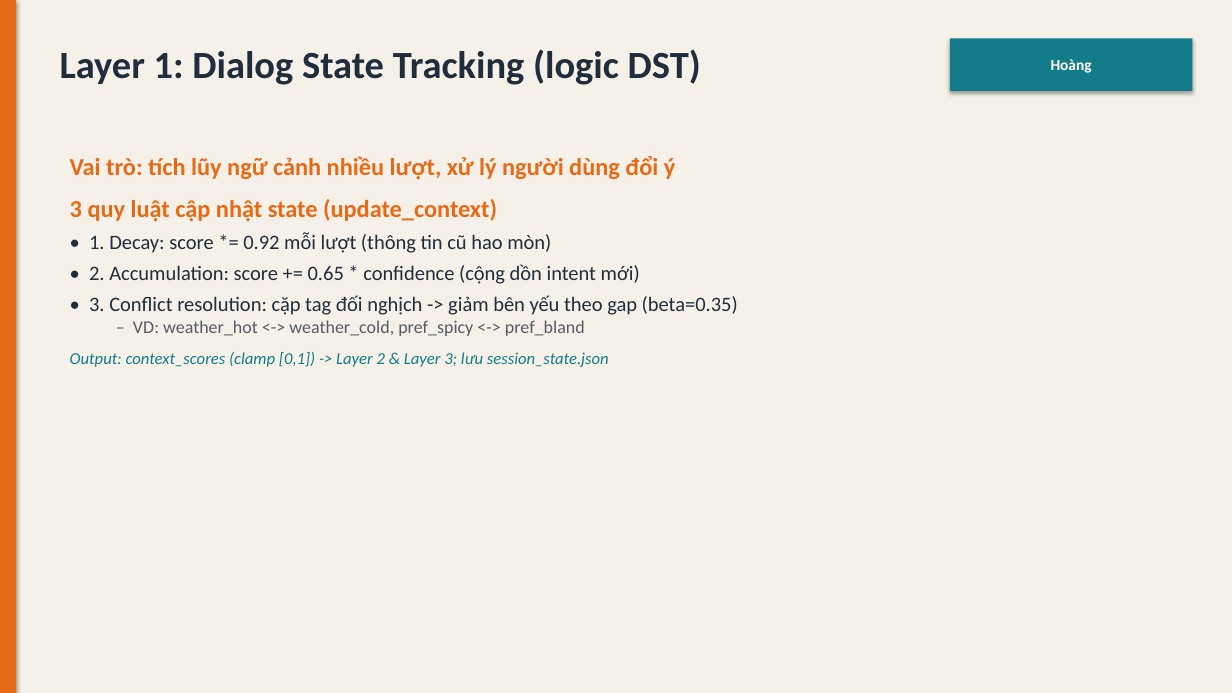
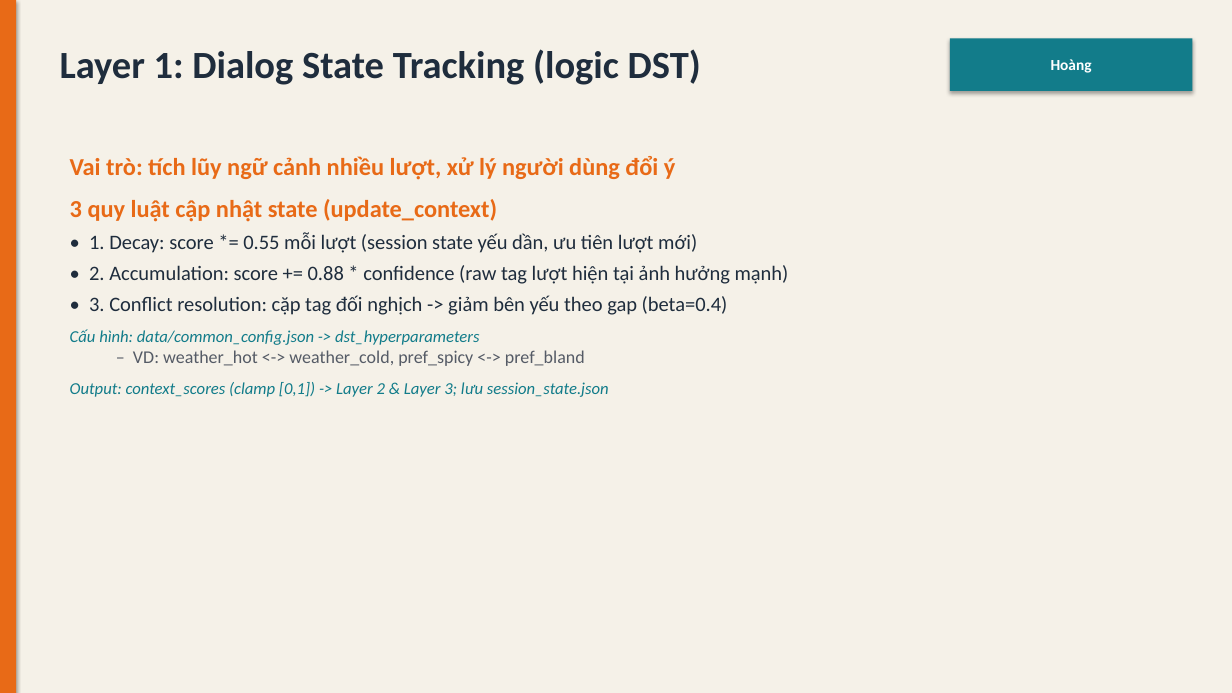
Before and after one commit to quac17/food-moo-duu, a slide deck: slide 7 of docs/food_moo_duu_slides.pptx. Drawn at 1232x693 pixels with LibreOffice and Linux fonts; fonts in the diff are those of the drawing. Boxes give left, top, right and bottom in pixels: in the first picture for what was removed or moved away, otherwise in the second. Text is boxed around its words. In the diff, an @@ line names an element or a change of style, - is before the commit and + after.

```diff
--- a/docs/food_moo_duu_slides.pptx
+++ b/docs/food_moo_duu_slides.pptx
@@ text at box(70, 232, 789, 345): text changed @@
-• 1. Decay: score *= 0.92 mỗi lượt (thông tin cũ hao mòn)
-• 2. Accumulation: score += 0.65 * confidence (cộng dồn intent mới)
-• 3. Conflict resolution: cặp tag đối nghịch -> giảm bên yếu theo gap (beta=0.35)
+• 1. Decay: score *= 0.55 mỗi lượt (session state yếu dần, ưu tiên lượt mới)
+• 2. Accumulation: score += 0.88 * confidence (raw tag lượt hiện tại ảnh hưởng mạnh)
+• 3. Conflict resolution: cặp tag đối nghịch -> giảm bên yếu theo gap (beta=0.4)
+Cấu hình: data/common_config.json -> dst_hyperparameters
```
Also in this commit, not shown: 9 other slides changed, 28 other files.
